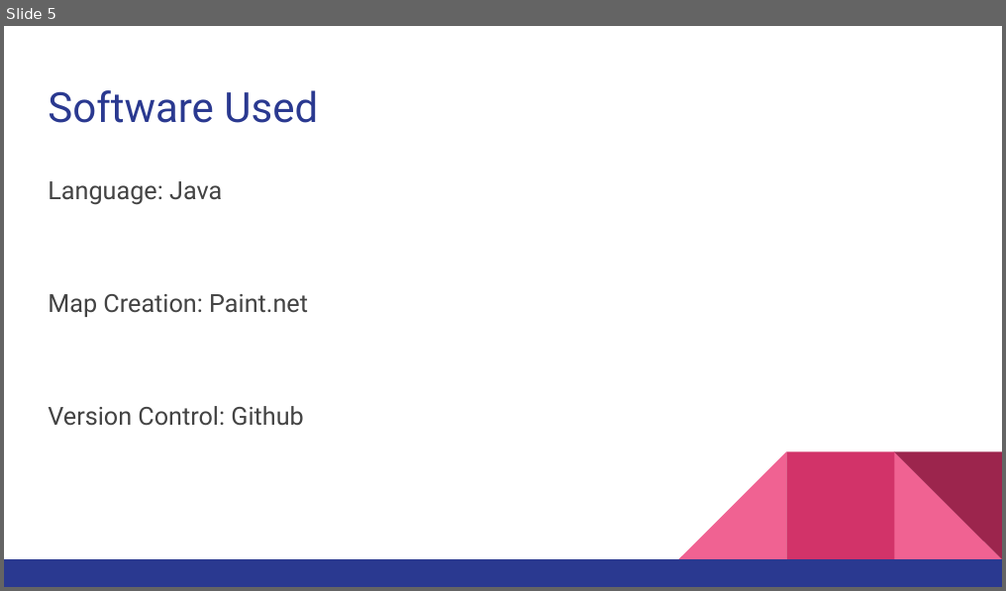
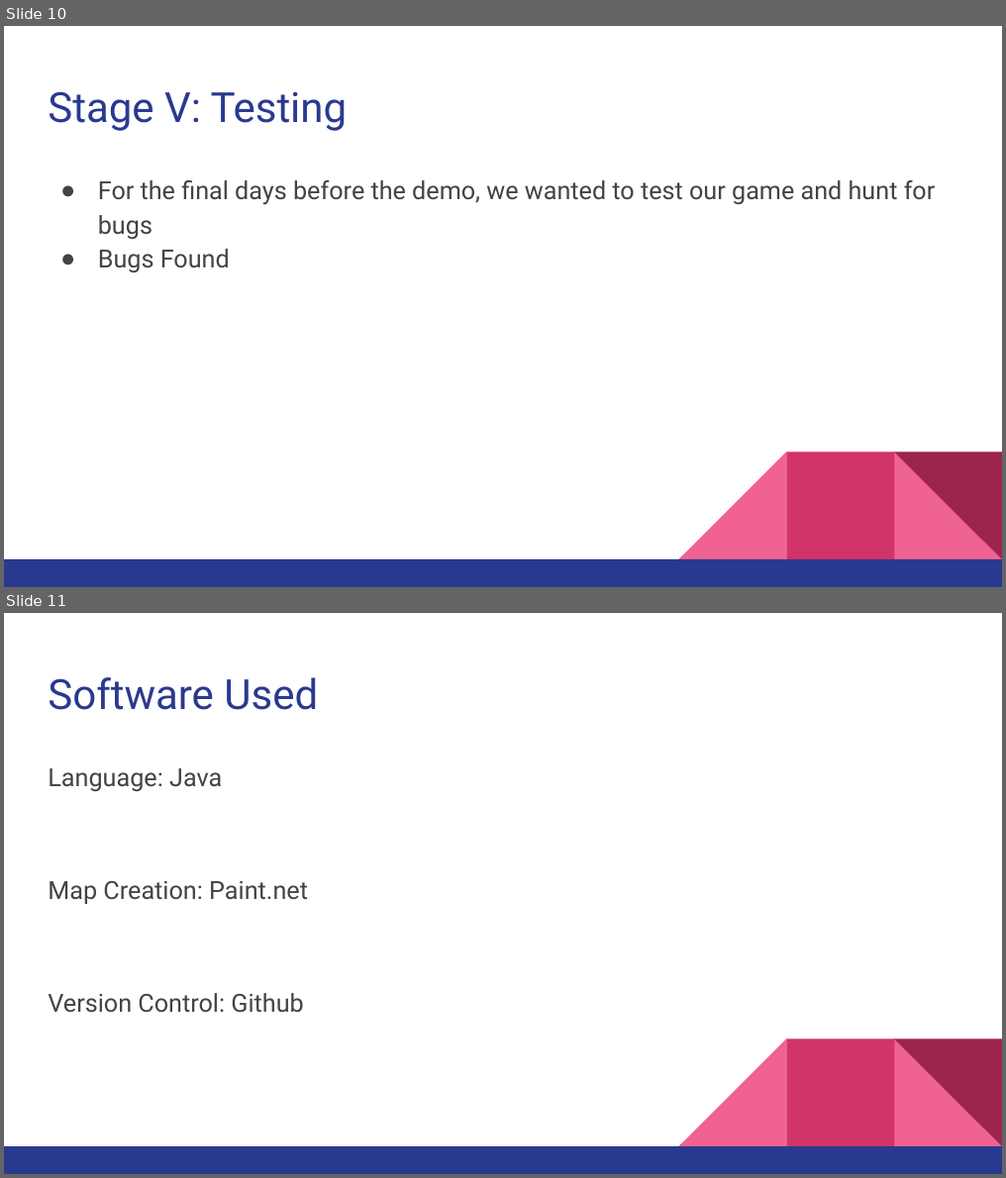
Before and after one commit to Dishoungh/software_engineering_project, a slide deck: Zombie Shooter Game.pptx. Shown one above the other, each under a label of ours: slide 5 before the commit, slides 10 and 11 after it. The pictures are 1006x591 and 1006x1178 pixels, drawn with LibreOffice and Linux fonts; fonts in the diff are those of the drawing. Boxes give left, top, right and bottom in pixels: in the first picture for what was removed or moved away, otherwise in the second. Text is boxed around its words. In the diff, an @@ line names an element or a change of style, - is before the commit and + after.

```diff
--- a/Zombie Shooter Game.pptx
+++ b/Zombie Shooter Game.pptx
@@ slide 10 added at <box>4,26,1002,587</box>, background #FFFFFF; not listed: 5 template elements that a slide beside it also shows @@
@@ title added at <box>48,91,348,131</box>, 30 pt, text #2A3990 @@
+Stage V: Testing
@@ text added at <box>98,180,936,274</box>, 18 pt, text #434343 @@
+● For the final days before the demo, we wanted to test our game and hunt for bugs
+● Bugs Found
@@ what was slide 5 is now slide 11 @@
```
Also in this commit, not shown: 4 slides changed, 5 other slides added, 3 slides removed, 1 other file.
